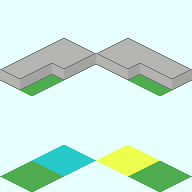
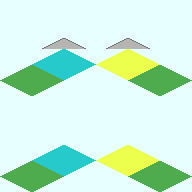
Comparing the layer stacks of the two 192×192 images. Changes:
painted on "Base_Plate_1x2.png" over [left=0, top=49, right=192, bottom=90]
